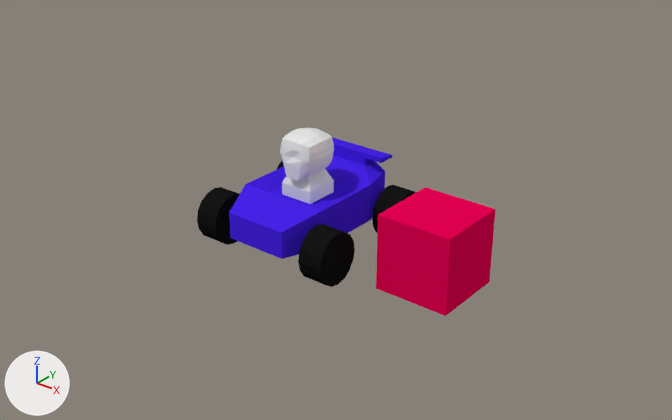
The Blender file raw_assets/dungeonkart.blend, before and after one commit.
Camera for both pictures: a 50 mm lens placed at (14.52, -16.97, 11.65), pointed at (0.37, 0.72, 0.68). Every picture has the same lights, and +X, +Y and +Z are marked at lower left.

The first picture shows 'Crate', 'Player', 'Rider', 'Wheel1', 'Wheel3', 'Wheel4'.
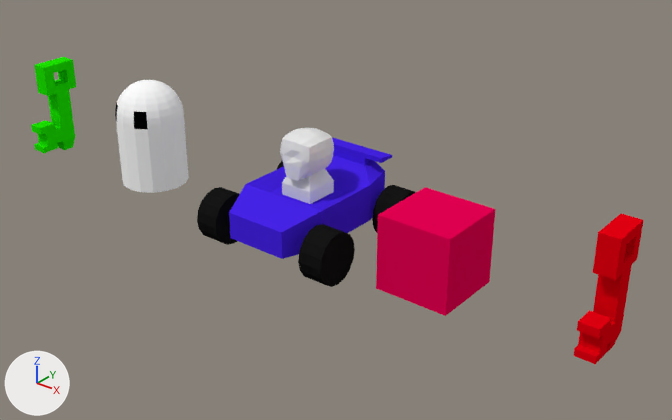
Pixel boxes [x1, y1, x2, y2] of what changed, in the pictures (672 x 420 px):
'Mob', added
    after: [115, 80, 189, 193]
    faces in mat_mobmaterial_001 (white #ffffff): [116, 80, 189, 193]
    faces in mat_mobeyematerial (black #030303): [115, 103, 148, 129]
'RedKey', added (red)
    after: [573, 214, 644, 364]
'GreenKey', added (green)
    after: [31, 57, 76, 153]

The change, as a diff of the scene's bpy script:
```diff
--- a/raw_assets/dungeonkart.blend.py
+++ b/raw_assets/dungeonkart.blend.py
@@ mat_mobeyematerial @@
+mat_mobeyematerial = diffuse_material('MobEyeMaterial')
+mat_mobeyematerial.base_color = (0.00103, 0.00103, 0.00103)  # black #030303
@@ mat_mobmaterial_001 @@
+mat_mobmaterial_001 = diffuse_material('MobMaterial.001')
+mat_mobmaterial_001.base_color = (1.0, 1.0, 1.0)  # white #ffffff
@@ mat_redkeymaterial @@
+mat_redkeymaterial = diffuse_material('RedKeyMaterial')
+mat_redkeymaterial.base_color = (0.8, 0.0, 0.00579)  # red #e70011
@@ mat_greenkeymaterial @@
+mat_greenkeymaterial = diffuse_material('GreenKeyMaterial')
+mat_greenkeymaterial.base_color = (0.0121, 0.8, 0.0)  # green #1de700
@@ me_cylinder_004 @@
+me_cylinder_004.from_pydata(...)  # 161 vertices, 162 faces; spans x -1.0..1.0, y -1.0..1.0, z -0.94..2.18
+# faces by material slot: [156, 6]
+me_cylinder_004.materials.append(mat_mobmaterial_001)  # white #ffffff
+me_cylinder_004.materials.append(mat_mobeyematerial)  # black #030303
@@ me_cube_003 @@
+me_cube_003.from_pydata(...)  # 68 vertices, 68 faces; spans x -0.25..0.25, y -1.02..0.54, z -1.17..1.79
+me_cube_003.materials.append(mat_redkeymaterial)  # red #e70011
@@ me_cube_004 @@
+me_cube_004.from_pydata(...)  # 68 vertices, 68 faces; spans x -0.25..0.25, y -1.02..0.54, z -1.22..1.74
+me_cube_004.materials.append(mat_greenkeymaterial)  # green #1de700
@@ ob_mob @@
+ob_mob = bpy.data.objects.new('Mob', me_cylinder_004)
+ob_mob.location = (-6.13, 0.0, 0.98)
@@ ob_redkey @@
+ob_redkey = bpy.data.objects.new('RedKey', me_cube_003)
+ob_redkey.location = (8.43, 0.0, 1.24)
@@ ob_greenkey @@
+ob_greenkey = bpy.data.objects.new('GreenKey', me_cube_004)
+ob_greenkey.location = (-10.6, 0.0, 1.16)
```
